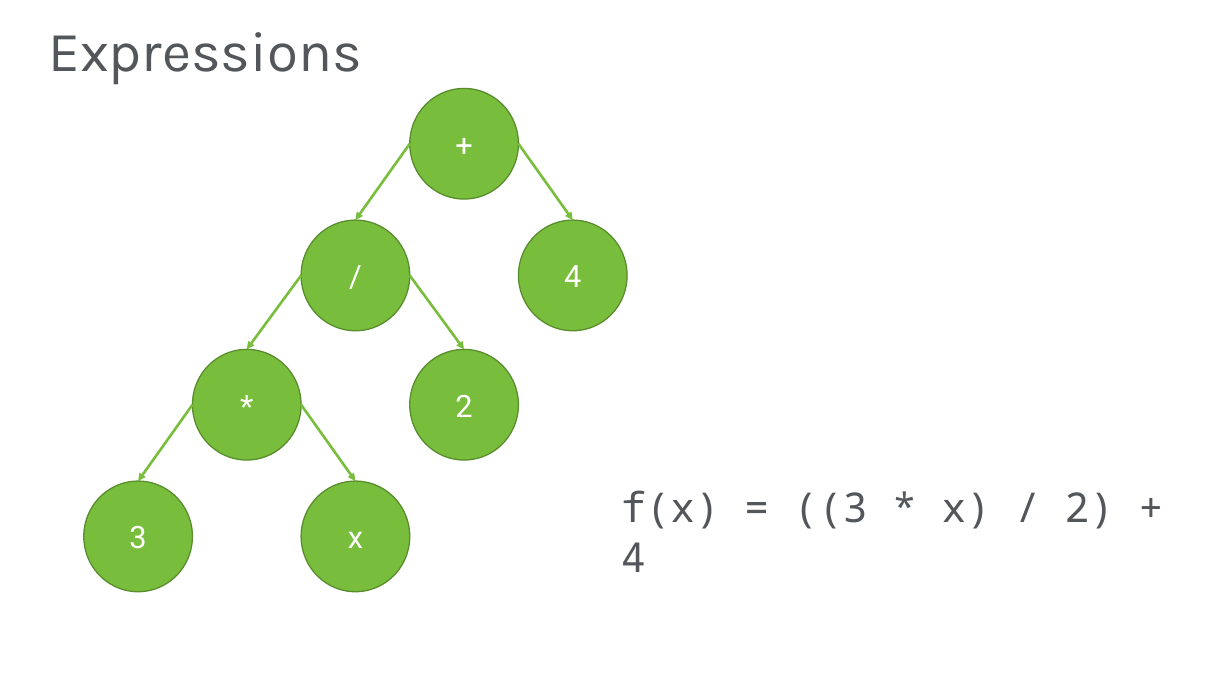
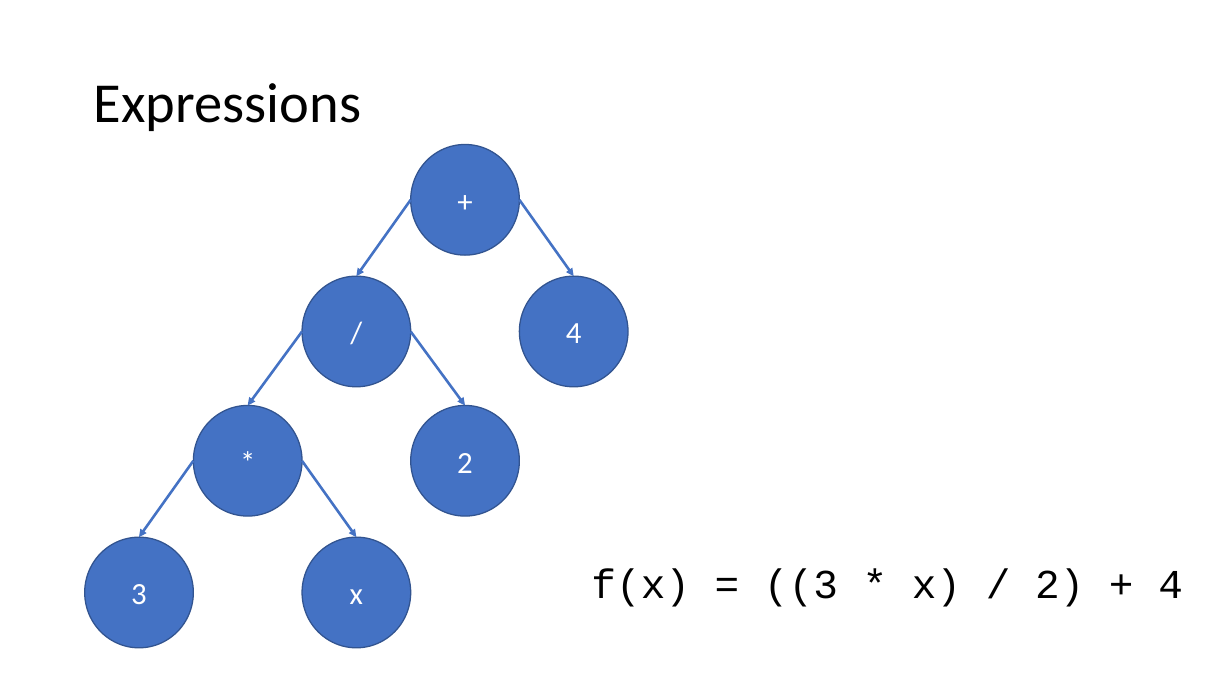
Before and after one commit to JasonBock/Presentations, a slide deck: slide 33 of Metaprogramming in .NET.pptx. Drawn at 1232x693 pixels with LibreOffice and Linux fonts; fonts in the diff are those of the drawing; background and template pictures are left out. Boxes give left, top, right and bottom in pixels: in the first picture for what was removed or moved away, otherwise in the second. Text is boxed around its words. In the diff, an @@ line names an element or a change of style, - is before the commit and + after.

```diff
--- a/Metaprogramming in .NET.pptx
+++ b/Metaprogramming in .NET.pptx
@@ title "Expressions": place and size @@
-title "Expressions" at box(48, 32, 362, 85)
+title "Expressions" at box(94, 83, 361, 131)
@@ title "Expressions" at box(94, 83, 361, 131): font Karla to Calibri, text colour #53565A to #000000 @@
@@ 7 ellipses, 6 arrows: place and size @@
-7 ellipses, 6 arrows at box(84, 89, 628, 592)
+7 ellipses, 6 arrows at box(85, 144, 628, 648)
@@ arrow (410, 200) - (357, 276): stroke #78BE3C 2 pt to #4472C4 2 pt @@
@@ arrow (519, 200) - (574, 276): stroke #78BE3C 2 pt to #4472C4 2 pt @@
@@ font Roboto to Calibri; fill #78BE3C to #4472C4; outline #598D2C 1 pt to #325491 1 pt in 7 elements at box(85, 537, 194, 648), box(302, 537, 411, 648), box(410, 406, 519, 517), box(519, 276, 628, 387), box(410, 144, 519, 255), box(193, 406, 302, 517), box(302, 276, 411, 387) @@
@@ arrow (302, 332) - (248, 406): stroke #78BE3C 2 pt to #4472C4 2 pt @@
@@ arrow (410, 332) - (465, 406): stroke #78BE3C 2 pt to #4472C4 2 pt @@
@@ arrow (193, 461) - (139, 537): stroke #78BE3C 2 pt to #4472C4 2 pt @@
@@ arrow (302, 461) - (357, 537): stroke #78BE3C 2 pt to #4472C4 2 pt @@
@@ text "f(x) = ((3 * x) ...": place and size @@
-text "f(x) = ((3 * x) ..." at box(621, 490, 1114, 572)
+text "f(x) = ((3 * x) ..." at box(591, 569, 1183, 607)
@@ text "f(x) = ((3 * x) ..." at box(591, 569, 1183, 607): font Noto Sans Mono to Courier New, text colour #53565A to #000000 @@
```
Also in this commit, not shown: 47 other slides changed, 1 slide added, 2 slides removed.
